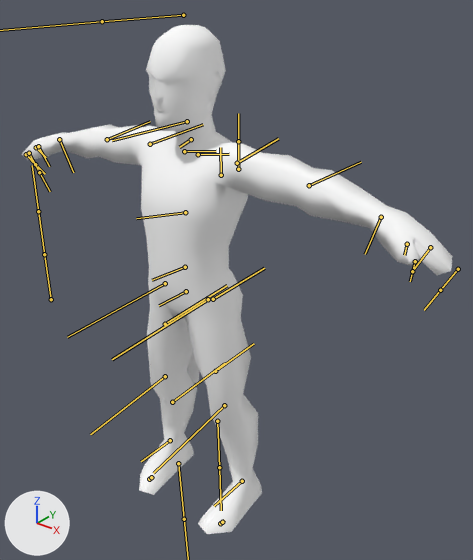
What one commit did to the FBX model Contents/mods/Hydrocraft/media/anims_X/Bob/BobHC_Run_Wheelbarrow.fbx.
Camera for both pictures: a 50 mm lens placed at (0.773, -0.802, 1.071), pointed at (0.042, 0.113, 0.504). Every picture has the same lights, and +X, +Y and +Z are marked at lower left. The bones that bend it are drawn over the model as lines.

The first picture shows 'Body'.
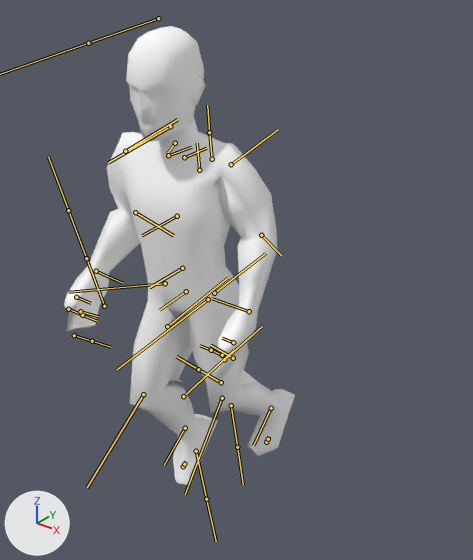
The newer file adds an action. The first version stands in its rest pose; the second is drawn at frame 9 of the action 'Bip01|BobHC_Run_Wheelbarrow'.

Where the change shows, as pixel boxes [x1, y1, x2, y2] in the pictures (473 x 560 px):
'Body', posed (46% narrower, 10% shorter): before [22, 25, 452, 534]; after [64, 26, 295, 485]
bone 'Bip01_Pelvis', root to tip: before (186, 291) to (159, 305); after (186, 291) to (159, 310)
bone 'Bip01_L_Thigh', root to tip: before (208, 299) to (112, 359); after (208, 299) to (117, 369)
bone 'Bip01_L_Calf', root to tip: before (224, 405) to (153, 473); after (222, 398) to (185, 494)
bone 'Bip01_R_Thigh', root to tip: before (165, 283) to (67, 337); after (165, 283) to (68, 292)
bone 'Bip01_R_Calf', root to tip: before (165, 376) to (90, 434); after (143, 394) to (87, 487)
bone 'Bip01_R_Foot', root to tip: before (170, 440) to (141, 461); after (185, 428) to (164, 465)
bone 'Bip01_Spine1', root to tip: before (185, 212) to (136, 218); after (177, 216) to (142, 235)
bone 'Bip01_Head', root to tip: before (187, 121) to (112, 140); after (170, 126) to (108, 162)
bone 'Bip01_L_Clavicle', root to tip: before (198, 154) to (229, 154); after (184, 157) to (206, 148)
bone 'Bip01_L_UpperArm', root to tip: before (237, 163) to (278, 138); after (231, 164) to (278, 129)
bone 'Bip01_L_Forearm', root to tip: before (309, 185) to (361, 162); after (261, 235) to (281, 255)
bone 'Bip01_R_UpperArm', root to tip: before (150, 144) to (203, 124); after (125, 151) to (177, 119)
bone 'Bip01_R_Forearm', root to tip: before (107, 139) to (150, 121); after (135, 212) to (173, 235)

The edits, one by one:
Bone 'Bip01_Pelvis' (bone_bip01_pelvis) turns from (0, 0, 0) to (0, 0, 8) degrees about its own x, y and z.
Bone 'Bip01_L_Thigh' (bone_bip01_l_thigh) turns from (0, 0, 0) to (-2, -5, 4) degrees about its own x, y and z.
Bone 'Bip01_L_Calf' (bone_bip01_l_calf) turns from (0, 0, 0) to (3, 2, -43) degrees about its own x, y and z.
Bone 'Bip01_R_Thigh' (bone_bip01_r_thigh) turns from (0, 0, 0) to (2, 5, 28) degrees about its own x, y and z.
Bone 'Bip01_R_Calf' (bone_bip01_r_calf) turns from (0, 0, 0) to (-2, -1, -49) degrees about its own x, y and z.
Bone 'Bip01_R_Foot' (bone_bip01_r_foot) turns from (0, 0, 0) to (1, 0, -8) degrees about its own x, y and z.
Bone 'Bip01_Spine1' (bone_bip01_spine1) turns from (0, 0, 0) to (15, 1, 0) degrees about its own x, y and z.
Bone 'Bip01_Head' (bone_bip01_head) turns from (0, 0, 0) to (-4, 1, -1) degrees about its own x, y and z.
Bone 'Bip01_L_Clavicle' (bone_bip01_l_clavicle) turns from (0, 0, 0) to (0, 1, 0) degrees about its own x, y and z.
Bone 'Bip01_L_UpperArm' (bone_bip01_l_upperarm) turns from (0, 0, 0) to (8, 61, -13) degrees about its own x, y and z.
Bone 'Bip01_L_Forearm' (bone_bip01_l_forearm) turns from (0, 0, 0) to (-26, -3, -36) degrees about its own x, y and z.
Bone 'Bip01_R_UpperArm' (bone_bip01_r_upperarm) turns from (0, 0, 0) to (1, -77, 10) degrees about its own x, y and z.
Bone 'Bip01_R_Forearm' (bone_bip01_r_forearm) turns from (0, 0, 0) to (4, 7, -40) degrees about its own x, y and z.
